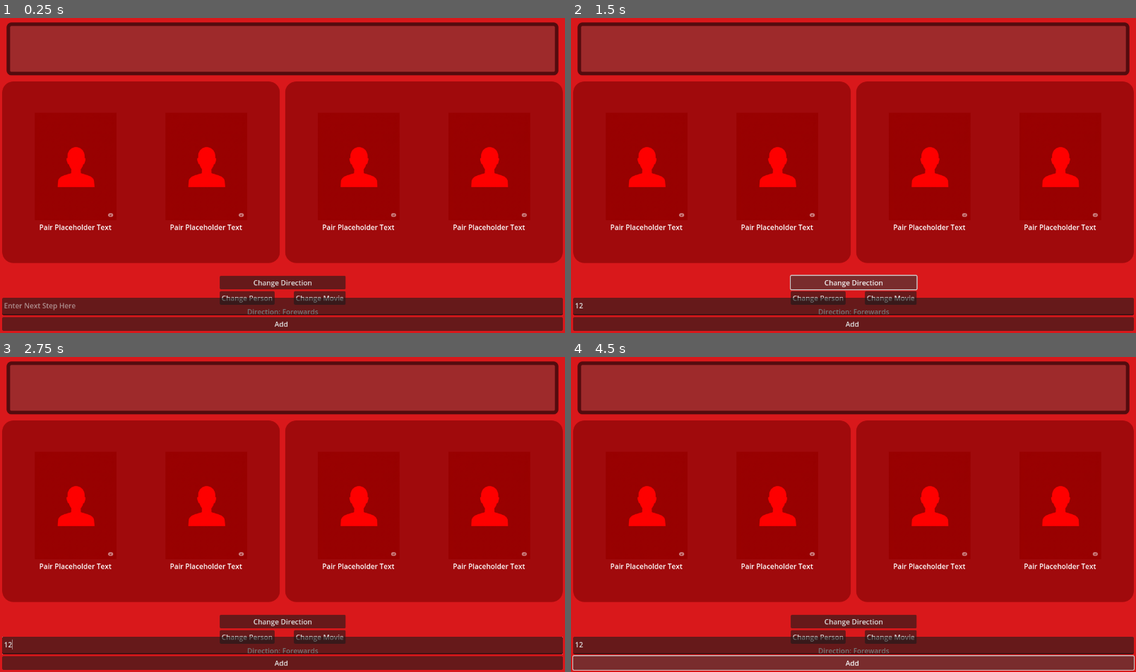
Above: before the commit, frames 1-4 (two rows, left to right).
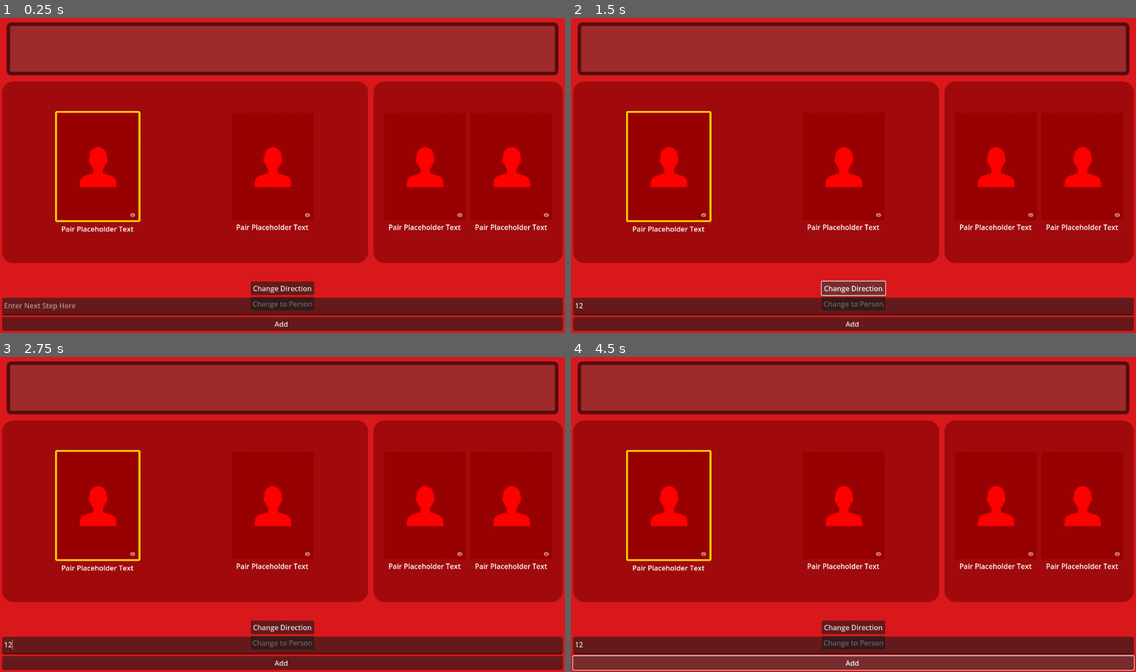
Above: after the commit, the same moments.

Repository: PlanetAriumGameStudio/movie-bluff-gameapp
Game: Godot game, scene res://scenes/game_scenes/daily_buff.tscn
Same seed, same stepped clock (60 frames per second), same inputs: the game is played once before the commit and once after it. This scene is started directly instead of the project's main scene.
Inputs (mouse positions are in pixels of both pictures, inside the frame that each line leads up to):
- Up to frame 1 (0.25 s): no input
- Up to frame 2 (1.5 s): click (853, 307) at 0.52 s; type "12" at 0.6 s; click "Change Direction" at 1.25 s
- Up to frame 3 (2.75 s): click (248, 637) at 2 s, where only the run before the commit has a clickable "Change Person"
- Up to frame 4 (4.5 s): click (853, 643) at 2.75 s, where only the run after the commit has a clickable "Change to Person"; click (893, 637) at 3.5 s, where only the run before the commit has a clickable "Change Movie"; click "Add" at 4.25 s

The runs differ from the first frame. In frame 1, 7.9% of the frame differs, in the area x 7-98%, y 20-95%; in frame 2, 8.0%; in frame 3, 7.9%; in frame 4, 7.9%.
Error before the commit: Invalid access of index '0' on a base object of type: 'Array[Pairing]'. (res://scenes/game_scenes/daily_path.gd:65)
Error after the commit: Invalid access of index '0' on a base object of type: 'Array[Pairing]'. (res://scripts/game_scenes/daily_path.gd:65)

Commit message:
feat: restructured project, and added more visual updates to UI

Diff:
--- a/scenes/game_scenes/daily_buff.tscn
+++ b/scenes/game_scenes/daily_buff.tscn
@@ -1,14 +1,23 @@
-[gd_scene load_steps=7 format=3 uid="uid://7qt1dp4hjbjs"]
+[gd_scene load_steps=6 format=3 uid="uid://7qt1dp4hjbjs"]
 
-[ext_resource type="Script" uid="uid://b7t0shptpvpcv" path="res://scenes/game_scenes/daily_buff.gd" id="1_5e3v5"]
+[ext_resource type="Script" uid="uid://b7t0shptpvpcv" path="res://scripts/game_scenes/daily_buff.gd" id="1_5e3v5"]
 [ext_resource type="PackedScene" uid="uid://dtjpcnacdl0pk" path="res://scenes/game_scenes/movie_person_pair.tscn" id="1_bcfbp"]
 [ext_resource type="PackedScene" uid="uid://gou6m2qym2gd" path="res://scenes/game_scenes/daily_path.tscn" id="2_mh4ei"]
-[ext_resource type="StyleBox" uid="uid://68nl5p4gy0ri" path="res://scenes/game_scenes/first_pass_flat_style.tres" id="5_2sjiv"]
 
 [sub_resource type="StyleBoxFlat" id="StyleBoxFlat_2sjiv"]
 bg_color = Color(0.85, 0.0935, 0.106108, 1)
 
-[sub_resource type="Theme" id="Theme_a0igo"]
+[sub_resource type="StyleBoxFlat" id="StyleBoxFlat_a0igo"]
+bg_color = Color(0.619608, 0.164706, 0.168627, 1)
+border_width_left = 8
+border_width_top = 8
+border_width_right = 8
+border_width_bottom = 8
+border_color = Color(0.329412, 0.0431373, 0.054902, 1)
+corner_radius_top_left = 10
+corner_radius_top_right = 10
+corner_radius_bottom_right = 10
+corner_radius_bottom_left = 10
 
 [node name="DailyBuff" type="Control"]
 layout_mode = 3
@@ -90,41 +99,10 @@
 layout_mode = 2
 text = "Change Direction"
 
-[node name="HBoxContainer" type="HBoxContainer" parent="PanelContainer/ScreenContainer/ScreenVBoxContainer/UserInputMargin/VBoxContainer/MiddleControls/MarginContainer/VBoxContainer"]
-layout_mode = 2
-alignment = 1
-
-[node name="ChangePersonMargin" type="MarginContainer" parent="PanelContainer/ScreenContainer/ScreenVBoxContainer/UserInputMargin/VBoxContainer/MiddleControls/MarginContainer/VBoxContainer/HBoxContainer"]
-layout_mode = 2
-size_flags_horizontal = 3
-theme = SubResource("Theme_a0igo")
-theme_override_constants/margin_left = 0
-theme_override_constants/margin_top = 0
-theme_override_constants/margin_right = 20
-theme_override_constants/margin_bottom = 0
-
-[node name="ChangePersonButton" type="Button" parent="PanelContainer/ScreenContainer/ScreenVBoxContainer/UserInputMargin/VBoxContainer/MiddleControls/MarginContainer/VBoxContainer/HBoxContainer/ChangePersonMargin"]
-layout_mode = 2
-text = "Change Person"
-
-[node name="ChangeMovieMargin" type="MarginContainer" parent="PanelContainer/ScreenContainer/ScreenVBoxContainer/UserInputMargin/VBoxContainer/MiddleControls/MarginContainer/VBoxContainer/HBoxContainer"]
-layout_mode = 2
-size_flags_horizontal = 3
-theme_override_constants/margin_left = 20
-
-[node name="ChangeMovieButton" type="Button" parent="PanelContainer/ScreenContainer/ScreenVBoxContainer/UserInputMargin/VBoxContainer/MiddleControls/MarginContainer/VBoxContainer/HBoxContainer/ChangeMovieMargin"]
-layout_mode = 2
-text = "Change Movie"
-
-[node name="HBoxContainer2" type="HBoxContainer" parent="PanelContainer/ScreenContainer/ScreenVBoxContainer/UserInputMargin/VBoxContainer/MiddleControls/MarginContainer/VBoxContainer"]
-layout_mode = 2
-alignment = 1
-
-[node name="DirectionLabel" type="Label" parent="PanelContainer/ScreenContainer/ScreenVBoxContainer/UserInputMargin/VBoxContainer/MiddleControls/MarginContainer/VBoxContainer/HBoxContainer2"]
+[node name="ChangeTypeToggleButton" type="Button" parent="PanelContainer/ScreenContainer/ScreenVBoxContainer/UserInputMargin/VBoxContainer/MiddleControls/MarginContainer/VBoxContainer"]
 unique_name_in_owner = true
 layout_mode = 2
-text = "Direction Placeholder"
-horizontal_alignment = 1
+text = "Toggle Change Type"
 
 [node name="VBoxContainer" type="VBoxContainer" parent="PanelContainer/ScreenContainer/ScreenVBoxContainer/UserInputMargin/VBoxContainer"]
 custom_minimum_size = Vector2(400, 0)
@@ -152,7 +130,7 @@
 size = Vector2i(383, 256)
 borderless = false
 always_on_top = true
-theme_override_styles/panel = ExtResource("5_2sjiv")
+theme_override_styles/panel = SubResource("StyleBoxFlat_a0igo")
 
 [node name="VBoxContainer" type="VBoxContainer" parent="GameCompletionPopupPanel"]
 anchors_preset = 15
@@ -180,8 +158,7 @@
 
 [connection signal="game_completed" from="PanelContainer/ScreenContainer/ScreenVBoxContainer/DailyPath" to="." method="_on_daily_path_game_completed"]
 [connection signal="button_down" from="PanelContainer/ScreenContainer/ScreenVBoxContainer/UserInputMargin/VBoxContainer/MiddleControls/MarginContainer/VBoxContainer/ChangeDirectionButton" to="." method="_on_change_direction_button_button_down"]
-[connection signal="button_down" from="PanelContainer/ScreenContainer/ScreenVBoxContainer/UserInputMargin/VBoxContainer/MiddleControls/MarginContainer/VBoxContainer/HBoxContainer/ChangePersonMargin/ChangePersonButton" to="." method="_on_change_person_button_button_down"]
-[connection signal="button_down" from="PanelContainer/ScreenContainer/ScreenVBoxContainer/UserInputMargin/VBoxContainer/MiddleControls/MarginContainer/VBoxContainer/HBoxContainer/ChangeMovieMargin/ChangeMovieButton" to="." method="_on_change_movie_button_button_down"]
+[connection signal="button_down" from="PanelContainer/ScreenContainer/ScreenVBoxContainer/UserInputMargin/VBoxContainer/MiddleControls/MarginContainer/VBoxContainer/ChangeTypeToggleButton" to="." method="_on_change_type_toggle_button_button_down"]
 [connection signal="button_down" from="PanelContainer/ScreenContainer/ScreenVBoxContainer/UserInputMargin/VBoxContainer/VBoxContainer/SubmissionButton" to="." method="_on_submission_button_button_down"]
 [connection signal="button_down" from="PanelContainer/ScreenContainer/ScreenVBoxContainer/UserInputMargin/VBoxContainer/VBoxContainer/SubmissionButton" to="PanelContainer/ScreenContainer/ScreenVBoxContainer/DailyPath" method="_on_submission_button_button_down"]
 [connection signal="button_down" from="GameCompletionPopupPanel/VBoxContainer/SubmitButton" to="." method="_on_submit_button_button_down"]
--- a/scenes/game_scenes/daily_path.tscn
+++ b/scenes/game_scenes/daily_path.tscn
@@ -1,8 +1,19 @@
 [gd_scene load_steps=4 format=3 uid="uid://gou6m2qym2gd"]
 
-[ext_resource type="Script" uid="uid://kss8hmww5brk" path="res://scenes/game_scenes/daily_path.gd" id="1_inx5p"]
+[ext_resource type="Script" uid="uid://kss8hmww5brk" path="res://scripts/game_scenes/daily_path.gd" id="1_inx5p"]
 [ext_resource type="PackedScene" uid="uid://dtutaeljvhace" path="res://scenes/game_scenes/mini_pair_entry.tscn" id="2_0ctjq"]
-[ext_resource type="StyleBox" uid="uid://68nl5p4gy0ri" path="res://scenes/game_scenes/first_pass_flat_style.tres" id="3_sff4p"]
+
+[sub_resource type="StyleBoxFlat" id="StyleBoxFlat_a0igo"]
+bg_color = Color(0.619608, 0.164706, 0.168627, 1)
+border_width_left = 8
+border_width_top = 8
+border_width_right = 8
+border_width_bottom = 8
+border_color = Color(0.329412, 0.0431373, 0.054902, 1)
+corner_radius_top_left = 10
+corner_radius_top_right = 10
+corner_radius_bottom_right = 10
+corner_radius_bottom_left = 10
 
 [node name="DailyPath" type="Control"]
 clip_contents = true
@@ -34,7 +45,7 @@
 
 [node name="PanelContainer" type="PanelContainer" parent="MarginContainer"]
 layout_mode = 2
-theme_override_styles/panel = ExtResource("3_sff4p")
+theme_override_styles/panel = SubResource("StyleBoxFlat_a0igo")
 
 [node name="HBoxContainer" type="HBoxContainer" parent="MarginContainer/PanelContainer"]
 layout_mode = 2
--- a/scenes/game_scenes/daily_state_manager.tscn
+++ b/scenes/game_scenes/daily_state_manager.tscn
@@ -1,6 +1,6 @@
 [gd_scene load_steps=2 format=3 uid="uid://d4avopwyutdt0"]
 
-[ext_resource type="Script" uid="uid://gpj1sjkqixpq" path="res://scenes/game_scenes/daily_state_manager.gd" id="1_3uoey"]
+[ext_resource type="Script" uid="uid://gpj1sjkqixpq" path="res://scripts/game_scenes/daily_state_manager.gd" id="1_3uoey"]
 
 [node name="DailyStateManager" type="Node"]
 script = ExtResource("1_3uoey")
--- a/scenes/game_scenes/first_pass_flat_style.tres
+++ /dev/null
@@ -1,13 +0,0 @@
-[gd_resource type="StyleBoxFlat" format=3 uid="uid://68nl5p4gy0ri"]
-
-[resource]
-bg_color = Color(0.619608, 0.164706, 0.168627, 1)
-border_width_left = 8
-border_width_top = 8
-border_width_right = 8
-border_width_bottom = 8
-border_color = Color(0.329412, 0.0431373, 0.054902, 1)
-corner_radius_top_left = 10
-corner_radius_top_right = 10
-corner_radius_bottom_right = 10
-corner_radius_bottom_left = 10
--- a/scenes/game_scenes/mini_pair_entry.tscn
+++ b/scenes/game_scenes/mini_pair_entry.tscn
@@ -1,6 +1,6 @@
 [gd_scene load_steps=5 format=3 uid="uid://dtutaeljvhace"]
 
-[ext_resource type="Script" uid="uid://32bn3y0samdf" path="res://scenes/game_scenes/mini_pair_entry.gd" id="1_pidg0"]
+[ext_resource type="Script" uid="uid://32bn3y0samdf" path="res://scripts/game_scenes/mini_pair_entry.gd" id="1_pidg0"]
 [ext_resource type="Texture2D" uid="uid://b7aa7ybayfpp7" path="res://sprites/testprof_w45.webp" id="2_voypd"]
 [ext_resource type="Texture2D" uid="uid://cw8c6kcom423n" path="res://sprites/test_w45.webp" id="3_7u5ww"]
 
--- a/scenes/game_scenes/movie_person_pair.tscn
+++ b/scenes/game_scenes/movie_person_pair.tscn
@@ -1,6 +1,6 @@
 [gd_scene load_steps=4 format=3 uid="uid://dtjpcnacdl0pk"]
 
-[ext_resource type="Script" uid="uid://bpcahprru7lnj" path="res://scenes/game_scenes/movie_person_pair.gd" id="1_ebygj"]
+[ext_resource type="Script" uid="uid://bpcahprru7lnj" path="res://scripts/game_scenes/movie_person_pair.gd" id="1_ebygj"]
 [ext_resource type="PackedScene" uid="uid://cewg41etai1yf" path="res://scenes/game_scenes/pair_entry.tscn" id="2_pro1x"]
 
 [sub_resource type="StyleBoxFlat" id="StyleBoxFlat_iojk4"]
--- a/scenes/game_scenes/pair_entry.tscn
+++ b/scenes/game_scenes/pair_entry.tscn
@@ -1,6 +1,6 @@
 [gd_scene load_steps=3 format=3 uid="uid://cewg41etai1yf"]
 
-[ext_resource type="Script" uid="uid://cm80i7uo0ggkh" path="res://scenes/game_scenes/pair_entry.gd" id="1_432ah"]
+[ext_resource type="Script" uid="uid://cm80i7uo0ggkh" path="res://scripts/game_scenes/pair_entry.gd" id="1_432ah"]
 [ext_resource type="Texture2D" uid="uid://oj80tfrkbxl2" path="res://sprites/generic_profilew185_red.png" id="2_krvpo"]
 
 [node name="PairEntry" type="Control"]
@@ -62,3 +62,4 @@
 vertical_alignment = 1
 
 [node name="HTTPRequest" type="HTTPRequest" parent="."]
+unique_name_in_owner = true
--- a/scenes/splash_screen.tscn
+++ b/scenes/game_scenes/splash_screen.tscn
@@ -1,7 +1,7 @@
 [gd_scene load_steps=3 format=3 uid="uid://t4vsadtk0f5h"]
 
-[ext_resource type="Script" uid="uid://dlam3srllcues" path="res://scenes/splash_screen.gd" id="1_n4g2v"]
-[ext_resource type="PackedScene" uid="uid://djhuu1s74bgvi" path="res://scenes/login_popup.tscn" id="2_hsxvm"]
+[ext_resource type="Script" uid="uid://dlam3srllcues" path="res://scripts/menus/splash_screen.gd" id="1_n4g2v"]
+[ext_resource type="PackedScene" uid="uid://djhuu1s74bgvi" path="res://scenes/menus/login_popup.tscn" id="2_hsxvm"]
 
 [node name="SplashScreen" type="Control"]
 layout_mode = 3
--- a/scenes/login_popup.tscn
+++ b/scenes/menus/login_popup.tscn
@@ -1,6 +1,6 @@
 [gd_scene load_steps=2 format=3 uid="uid://djhuu1s74bgvi"]
 
-[ext_resource type="Script" uid="uid://dh582itg2ldk" path="res://scenes/login_popup.gd" id="1_q0spg"]
+[ext_resource type="Script" uid="uid://dh582itg2ldk" path="res://scripts/menus/login_popup.gd" id="1_q0spg"]
 
 [node name="LoginPopup" type="PanelContainer"]
 custom_minimum_size = Vector2(350, 450)
--- a/scenes/menus/main_menu/main_menu.tscn
+++ b/scenes/menus/main_menu/main_menu.tscn
@@ -1,7 +1,7 @@
 [gd_scene load_steps=3 format=3 uid="uid://cmex6wp7ewj41"]
 
 [ext_resource type="PackedScene" uid="uid://bmtakdh44464q" path="res://core/scenes/menus/main_menu/main_menu.tscn" id="1_kx65a"]
-[ext_resource type="Script" uid="uid://dqhoas3fswheu" path="res://scenes/menus/main_menu/main_menu.gd" id="2_flk2s"]
+[ext_resource type="Script" uid="uid://dqhoas3fswheu" path="res://scripts/menus/main_menu.gd" id="2_flk2s"]
 
 [node name="MainMenu" instance=ExtResource("1_kx65a")]
 script = ExtResource("2_flk2s")
--- a/scenes/game_scenes/daily_buff.gd
+++ b/scripts/game_scenes/daily_buff.gd
@@ -56,8 +56,10 @@
 	current_pairing = Pairing.new()
 	current_direction = START_TO_FINISH
 	path_complete = false
-	_update_changing(CHANGE_TYPES.NONE)
-	_update_direction_text()
+	# Set initial UI state to match game state
+	%GameboardHBoxContainer.split_offset = 200
+	_update_changing(CHANGE_TYPES.PERSON) # Default to changing the Movie
+	_update_toggle_button_text()
 
 	# Make the initial API call
 	BluffClient.instance.http_request.request_completed.connect(_handle_daily_response, CONNECT_ONE_SHOT)
@@ -87,6 +89,7 @@
 
 func _update_changing(type: CHANGE_TYPES) -> void:
 	last_change = type
+	_update_toggle_button_text()
 	var highlight_type: MoviePersonPair.Highlight
 	match type:
 		CHANGE_TYPES.MOVIE:
@@ -97,8 +100,16 @@
 			highlight_type = MoviePersonPair.Highlight.MOVIE
 		_: # This covers CHANGE_TYPES.NONE
 			highlight_type = MoviePersonPair.Highlight.NONE
-	%StartingPair.set_highlight(highlight_type)
-	%FinishingPair.set_highlight(highlight_type)
+
+	# Always clear both highlights first to ensure a clean state.
+	%StartingPair.set_highlight(MoviePersonPair.Highlight.NONE)
+	%FinishingPair.set_highlight(MoviePersonPair.Highlight.NONE)
+
+	# Then, apply the highlight only to the active pair.
+	if current_direction == START_TO_FINISH:
+		%StartingPair.set_highlight(highlight_type)
+	else:
+		%FinishingPair.set_highlight(highlight_type)
 
 func _handle_daily_response(result, _response_code, _headers, body):
 	print("Got Daily Response")
@@ -169,74 +180,76 @@
 	else:
 		%DailyPath.push_to_finish(pair)
 
+func _process_movie_change_submission():
+	var credit_index = current_pairing.person_credits.find_custom(_movie_has_submission)
+	if credit_index > -1:
+		# Success: Update pairing and get new credits list
+		var next_pairing = current_pairing.duplicate()
+		var credit = current_pairing.person_credits[credit_index]
+		next_pairing.movie_id = credit.id
+		next_pairing.movie_name = credit.title
+		next_pairing.movie_poster_url = credit.poster_path
+		_get_credits_for_movie(credit.id, next_pairing)
+		_update_changing(CHANGE_TYPES.MOVIE)
+		_push_pair_to_path(next_pairing)
+		%SubmissionInput.clear()
+	else:
+		print("Submission Error: Movie not found in person's credits.")
+
+func _process_person_change_submission():
+	var credit_index = current_pairing.movie_credits.find_custom(_person_has_submission)
+	if credit_index > -1:
+		var next_pairing = current_pairing.duplicate()
+		var credit = current_pairing.movie_credits[credit_index]
+		next_pairing.person_id = credit.id
+		next_pairing.person_name = credit.name
+		next_pairing.person_profile_url = credit.profile_path
+		_get_credits_for_person(credit.id, next_pairing)
+		_update_changing(CHANGE_TYPES.PERSON)
+		_push_pair_to_path(next_pairing)
+		%SubmissionInput.clear()
+	else:
+		print("Submission Error: Person not found in movie's credits.")
+
 func _on_submission_button_button_down() -> void:
 	if current_state != State.PLAYING:
 		return
-
-	if current_direction == START_TO_FINISH:
-		current_pairing = %StartingPair.get_pair()
-	else:
-		current_pairing = %FinishingPair.get_pair()
-
-	# Changing Movie
+	current_pairing = %StartingPair.get_pair() if current_direction == START_TO_FINISH else %FinishingPair.get_pair()
+	match last_change:
+		CHANGE_TYPES.PERSON: # User is submitting a movie to change from a person
+			_process_movie_change_submission()
+		CHANGE_TYPES.MOVIE: # User is submitting a person to change from a movie
+			_process_person_change_submission()
+		_:
+			print("Submission Error: No change type selected.")
+
+func _on_change_type_toggle_button_button_down() -> void:
 	if last_change == CHANGE_TYPES.PERSON:
-		var credit_index = current_pairing.person_credits.find_custom(_movie_has_submission)
-		if credit_index > -1:
-			# Success: Update pairing and get new credits list
-			var next_pairing = current_pairing.duplicate()
-			next_pairing.movie_id = current_pairing.person_credits[credit_index].id
-			next_pairing.movie_name = current_pairing.person_credits[credit_index].title
-			next_pairing.movie_poster_url = current_pairing.person_credits[credit_index].poster_path
-			_get_credits_for_movie(current_pairing.person_credits[credit_index].id, next_pairing)
-			_update_changing(CHANGE_TYPES.MOVIE)
-			_push_pair_to_path(next_pairing)
-			%SubmissionInput.clear()
-		else:
-			print("not found")
-	# Changing Person
-	elif last_change == CHANGE_TYPES.MOVIE:
-		var credit_index = current_pairing.movie_credits.find_custom(_person_has_submission)
-		if credit_index > -1:
-			var next_pairing = current_pairing.duplicate()
-			next_pairing.person_id = current_pairing.movie_credits[credit_index].id
-			next_pairing.person_name = current_pairing.movie_credits[credit_index].name
-			next_pairing.person_profile_url = current_pairing.movie_credits[credit_index].profile_path
-			_get_credits_for_person(current_pairing.movie_credits[credit_index].id, next_pairing)
-			_update_changing(CHANGE_TYPES.PERSON)
-			_push_pair_to_path(next_pairing)
-			%SubmissionInput.clear()
-		else:
-			print("not found")
-	else:
-		print("error in last_change")
-
-func _on_change_movie_button_button_down() -> void:
-	if current_state != State.PLAYING:
-		return
-	_update_changing(CHANGE_TYPES.PERSON)
-
-func _on_change_person_button_button_down() -> void:
-	if current_state != State.PLAYING:
-		return
-	_update_changing(CHANGE_TYPES.MOVIE)
-
-func _update_direction_text() -> void:
-	if current_direction == START_TO_FINISH:
-		%DirectionLabel.text = "Direction: Forewards"
-	else:
-		%DirectionLabel.text = "Direction: Backwards"
+		_update_changing(CHANGE_TYPES.MOVIE)
+	else:
+		_update_changing(CHANGE_TYPES.PERSON)
+
+func _update_toggle_button_text():
+	%ChangeTypeToggleButton.text = "Change to Person" if last_change == CHANGE_TYPES.PERSON else "Change to Movie"
 
 func _on_change_direction_button_button_down() -> void:
 	if current_state != State.PLAYING:
 		return
 
+	var target_offset: int
 	if current_direction == START_TO_FINISH:
 		current_direction = FINISH_TO_START
-		%GameboardHBoxContainer.split_offset = -200
+		target_offset = -200
 	else:
 		current_direction = START_TO_FINISH
-		%GameboardHBoxContainer.split_offset = 200
-	_update_direction_text()
+		target_offset = 200
+
+	var tween = create_tween()
+	tween.set_trans(Tween.TRANS_CUBIC).set_ease(Tween.EASE_IN_OUT)
+	tween.tween_property(%GameboardHBoxContainer, "split_offset", target_offset, 0.4)
+
+	# Re-evaluate and apply highlights for the new direction.
+	_update_changing(last_change)
 
 func _on_submit_button_button_down() -> void:
 	daily_submission()
--- a/scenes/game_scenes/pair_entry.gd
+++ b/scripts/game_scenes/pair_entry.gd
@@ -22,26 +22,21 @@
 		%PairImage.texture = null # Clear texture on failure
 		return
 
-	# Create a temporary HTTPRequest node to fetch the image
-	var image_requester = HTTPRequest.new()
-	add_child(image_requester) # Must be in the tree to make requests
-
-	# Make request to fetch image. Bind the requester so we can free it later.
-	image_requester.request_completed.connect(_on_image_request_completed.bind(image_requester), CONNECT_ONE_SHOT)
+	# Use the existing HTTPRequest node in the scene.
+	var image_requester = %HTTPRequest
+	image_requester.request_completed.connect(_on_image_request_completed, CONNECT_ONE_SHOT)
 	var err = image_requester.request(full_image_url)
 	if err != OK:
 		printerr("PairEntry: Image request failed to start. Error: ", err)
-		image_requester.queue_free() # Clean up on failure
+		# Disconnect the one-shot signal if the request fails to start, to prevent memory leaks.
+		image_requester.request_completed.disconnect(_on_image_request_completed)
 
-func _on_image_request_completed(result, response_code, _headers, body, requester):
+func _on_image_request_completed(result, response_code, _headers, body):
 	if result == HTTPRequest.RESULT_SUCCESS and response_code == 200:
 		%PairImage.texture = ImageUtils.texture_from_jpg_buffer(body)
 	else:
 		printerr("PairEntry: Failed to download image. Result: %s, Code: %s" % [result, response_code])
 		%PairImage.texture = null # Clear texture on failure
-
-	# Clean up the temporary request node
-	requester.queue_free()
 
 func set_highlight_active(is_active: bool):
 	var panel: PanelContainer = %PairImageMargin
@@ -60,26 +55,18 @@
 		stylebox_override = base_stylebox.duplicate()
 		panel.add_theme_stylebox_override("panel", stylebox_override)
 
-	if is_active:
-		var border_width = 4
-		stylebox_override.border_width_left = border_width
-		stylebox_override.border_width_top = border_width
-		stylebox_override.border_width_right = border_width
-		stylebox_override.border_width_bottom = border_width
-		stylebox_override.border_color = Color("ffd400") # Golden yellow
-		# This is the crucial part: add padding so the border is visible around the content.
-		stylebox_override.content_margin_left = border_width
-		stylebox_override.content_margin_top = border_width
-		stylebox_override.content_margin_right = border_width
-		stylebox_override.content_margin_bottom = border_width
-	else:
-		# Set border width to 0 to hide it.
-		stylebox_override.border_width_left = 0
-		stylebox_override.border_width_top = 0
-		stylebox_override.border_width_right = 0
-		stylebox_override.border_width_bottom = 0
-		# Also reset the content margin so the layout returns to normal.
-		stylebox_override.content_margin_left = 0
-		stylebox_override.content_margin_top = 0
-		stylebox_override.content_margin_right = 0
-		stylebox_override.content_margin_bottom = 0
+	# Determine the border width based on the active state. This is more concise.
+	var border_width = 4 if is_active else 0
+
+	# Apply all properties in a single block.
+	stylebox_override.border_width_left = border_width
+	stylebox_override.border_width_top = border_width
+	stylebox_override.border_width_right = border_width
+	stylebox_override.border_width_bottom = border_width
+
+	stylebox_override.content_margin_left = border_width
+	stylebox_override.content_margin_top = border_width
+	stylebox_override.content_margin_right = border_width
+	stylebox_override.content_margin_bottom = border_width
+
+	stylebox_override.border_color = Color("ffd400") # Golden yellow
Renamed: scenes/game_scenes/daily_buff.gd.uid -> scripts/game_scenes/daily_buff.gd.uid
Renamed: scenes/game_scenes/daily_path.gd -> scripts/game_scenes/daily_path.gd
Renamed: scenes/game_scenes/daily_path.gd.uid -> scripts/game_scenes/daily_path.gd.uid
Renamed: scenes/game_scenes/daily_state_manager.gd -> scripts/game_scenes/daily_state_manager.gd
Renamed: scenes/game_scenes/daily_state_manager.gd.uid -> scripts/game_scenes/daily_state_manager.gd.uid
Renamed: scenes/game_scenes/mini_pair_entry.gd -> scripts/game_scenes/mini_pair_entry.gd
Renamed: scenes/game_scenes/mini_pair_entry.gd.uid -> scripts/game_scenes/mini_pair_entry.gd.uid
Renamed: scenes/game_scenes/movie_person_pair.gd -> scripts/game_scenes/movie_person_pair.gd
Renamed: scenes/game_scenes/movie_person_pair.gd.uid -> scripts/game_scenes/movie_person_pair.gd.uid
Renamed: scenes/game_scenes/pair_entry.gd.uid -> scripts/game_scenes/pair_entry.gd.uid
Renamed: scenes/login_popup.gd -> scripts/menus/login_popup.gd
Renamed: scenes/login_popup.gd.uid -> scripts/menus/login_popup.gd.uid
(and 4 more such lines)
